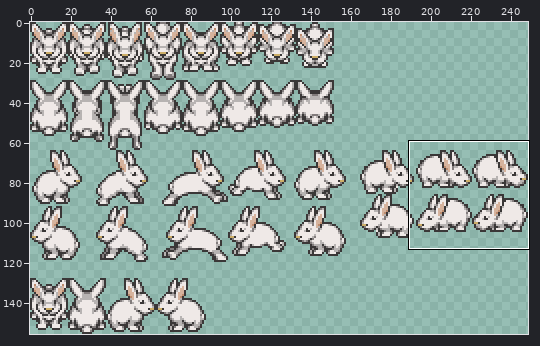
Sprite sheet -- assets/bunnysheet.png. Above, an overview of the earlier version with the close-up marked.
Close-up. First the earlier version:
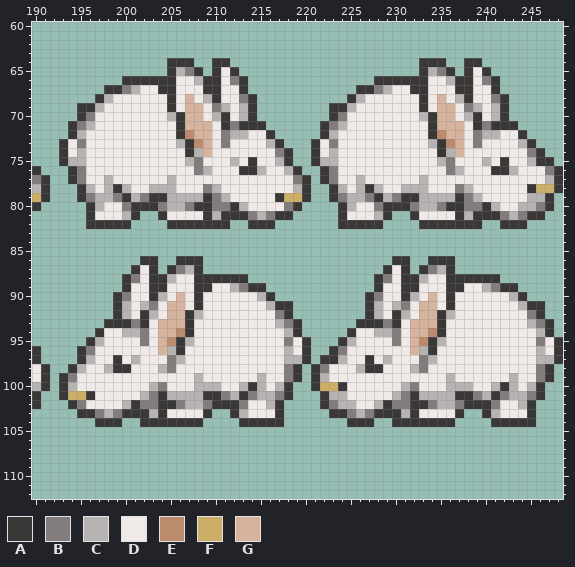
The file is 249x156 pixels. Shown: x 190..248, y 60..112. The commit also changed other parts of the picture, which this record leaves out.
Palette (. is transparent): A #3a3737  B #827c7c  C #b7b3b2  D #efe9e7  E #bc8b6d  F #cdae67  G #d6b39d
Pixels before (only the part around the change), first column x 190:
 61 ...........................................................
 62 ...........................................................
 63 ...........................................................
 64 ...............AAA..AA.....................AAA..AA.........
 65 ...............ACBA.ADA....................ACBA.ADA........
 66 ..........AAAAAADDCAADBA..............AAAAAADDCAADBA.......
 67 ........AABCDDAADDDAADDA............AABCDDAADDDAADDA.......
 68 .......ACDDDDDDADGDCADDBA..........ACDDDDDDADGDCADDBA......
 69 .....AACDDDDDDDADGGDBCDCA........AACDDDDDDDADGGDBCDCA......
 70 .....ABDDDDDDDDCAGGDCADCA........ABDDDDDDDDCAGGDCADCA......
 71 ....ABCDDDDDDDDDAGGGDABAAA......ABCDDDDDDDDDAGGGDABAAA.....
 72 ....ACDDDDDDDDDDAEGGDBCCDDA.....ACDDDDDDDDDDAEGGDBCCDDA....
 73 ...ADBDDDDDDDDDDCAEGDBDDDDCA...ADBDDDDDDDDDDCAEGDBDDDDCA...
 74 ...ADCDDDDDDDDDDDACGDDDDDDDBA..ADCDDDDDDDDDDDACGDDDDDDDBA..
 75 ...ACCDDDDDDDDDDDCBDDDCDADDCA..ACCDDDDDDDDDDDCBDDDCDADDCAA.
 76 A...ABDDDDDDDDDDDDBCDDDAACDDCA..ABDDDDDDDDDDDDBCDDDAACDDDBA
 77 BA..ABDDCDDDDDDCDDDDDDDDDDDDDBA.ABDDCDDDDDDCDDDDDDDDDDDDDCA
 78 CA...ACDCACDDCCCDDDBCDDDDDDDDCA..ACDCACDDCCCDDDBCDDDDDDAFFA
 79 FA...ABCCBACBAACCCCABCDDDDDAFFA..ABCCBACBAACCCCABCDDDDDCCA.
 80 A.....ACDDBAAABCCBAABBACDDDDBA....ACDDBAAABCCBAABBACDDCCBA.
 81 ......ADDDCA..ADDDDACAAABCBAA.....ADDDCA..ADDDDACAAABCBAA..
 82 ......AAAAA....AAAAAAA..AAA.......AAAAA....AAAAAAA..AAA....
 83 ...........................................................
 84 ...........................................................
 85 ...........................................................
 86 ............AA..AAA.....................AA..AAA............
 87 ...........ADA.ABCA....................ADA.ABCA............
 88 ..........ABDAACDDAAAAAA..............ABDAACDDAAAAAA.......
 89 ..........ADDAADDDAADDCBAA............ADDAADDDAADDCBAA.....
 90 .........ABDDACDGDADDDDDDCA..........ABDDACDGDADDDDDDCA....
 91 .........ACDCBDGGDADDDDDDDCAA........ACDCBDGGDADDDDDDDCAA..
 92 .........ACDACDGGACDDDDDDDDBA........ACDACDGGACDDDDDDDDBA..
 93 ........AAABADGGGADDDDDDDDDCBA......AAABADGGGADDDDDDDDDCBA.
 94 .......ADDCCBDGGEADDDDDDDDDDCA.....ADDCCBDGGEADDDDDDDDDDCA.
 95 ......ACDDDDBDGEACDDDDDDDDDDBDA...ACDDDDBDGEACDDDDDDDDDDBDA
 96 A....ABDDDDDDDGCADDDDDDDDDDDCDA..ABDDDDDDDGCADDDDDDDDDDDCDA
 97 A....ACDDADCDDDBCDDDDDDDDDDDCCA.AACDDADCDDDBCDDDDDDDDDDDCCA
 98 DA..ACDDCAADDDCBDDDDDDDDDDDDBA.ABDDDCAADDDCBDDDDDDDDDDDDBA.
 99 DA.ABDDDDDDDDDDDDDCDDDDDDCDDBA.ACDDDDDDDDDDDDDCDDDDDDCDDBA.
100 CA.ACDDDDDDDDCBDDDCCCDDCACDCA..AFFADDDDDDCBDDDCCCDDCACDCA..
101 A..AFFADDDDDCBACCCCAABCABCCBA...ACCDDDDDCBACCCCAABCABCCBA..
102 A...ABDDDDCABBAABCCBAAABDDCA....ABCCDDCABBAABCCBAAABDDCA...
103 .....AABCBAAACADDDDA..ACDDDA.....AABCBAAACADDDDA..ACDDDA...
104 .......AAA..AAAAAAA....AAAAA.......AAA..AAAAAAA....AAAAA...
105 ...........................................................
106 ...........................................................
107 ...........................................................
108 ...........................................................
109 ...........................................................
110 ...........................................................
111 ...........................................................
112 ...........................................................
The same view after the edit:
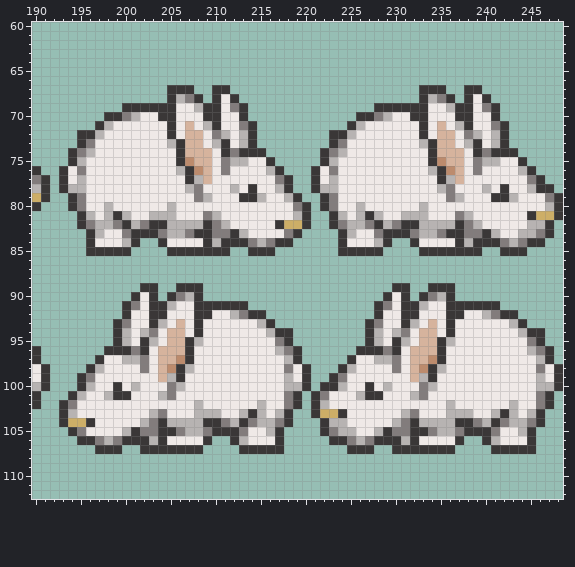
From old to new:
y 64: x 205..207 AAA -> ...; x 210..211 AA -> ..; x 233..235 AAA -> ...; x 238..239 AA -> ..
y 65: x 205..208 ACBA -> ....; x 210..212 ADA -> ...; x 233..236 ACBA -> ....; x 238..240 ADA -> ...
y 66: x 200..213 AAAAAADDCAADBA -> ..............; x 228..241 AAAAAADDCAADBA -> ..............
y 67: x 198..204 AABCDDA -> .......; x 206..209 DDDA -> AA..; x 211..213 DDA -> A..; x 226..232 AABCDDA -> .......; x 234..237 DDDA -> AA..; x 239..241 DDA -> A..
y 68: x 197..204 ACDDDDDD -> ........; x 206..209 DGDC -> CBA.; x 212..214 DBA -> A..; x 225..232 ACDDDDDD -> ........; x 234..237 DGDC -> CBA.; x 240..242 DBA -> A..
y 69: x 195..204 AACDDDDDDD -> .....AAAAA; x 207..214 GGDBCDCA -> DCAADBA.; x 223..232 AACDDDDDDD -> .....AAAAA; x 235..242 GGDBCDCA -> DCAADBA.
y 70: x 195..201 ABDDDDD -> ...AABC; x 204..211 DCAGGDCA -> AADDDAAD; x 213..214 CA -> A.; x 223..229 ABDDDDD -> ...AABC; x 232..239 DCAGGDCA -> AADDDAAD; x 241..242 CA -> A.
y 71: x 194..198 ABCDD -> ...AC; x 205..206 DA -> AD; x 208..213 GGDABA -> DCADDB; x 215 A -> .; x 222..226 ABCDD -> ...AC; x 233..234 DA -> AD; x 236..241 GGDABA -> DCADDB; x 243 A -> .
y 72: x 194..197 ACDD -> .AAC; x 205..207 DAE -> ADG; x 209..212 GDBC -> DBCD; x 214..216 DDA -> A..; x 222..225 ACDD -> .AAC; x 233..235 DAE -> ADG; x 237..240 GDBC -> DBCD; x 242..244 DDA -> A..
y 73: x 193..196 ADBD -> ..AB; x 205..211 DCAEGDB -> CAGGDCA; x 213..217 DDDCA -> CA...; x 221..224 ADBD -> ..AB; x 233..239 DCAEGDB -> CAGGDCA; x 241..245 DDDCA -> CA...
y 74: x 193..196 ADCD -> .ABC; x 206..208 DAC -> AGG; x 211..218 DDDDDDBA -> ABAAA...; x 221..224 ADCD -> .ABC; x 234..236 DAC -> AGG; x 239..246 DDDDDDBA -> ABAAA...
y 75: x 193..194 AC -> .A; x 206..209 DCBD -> AEGG; x 211 D -> B; x 213..214 DA -> CD; x 216..218 DCA -> A..; x 221..222 AC -> .A; x 234..237 DCBD -> AEGG; x 239 D -> B; x 241..242 DA -> CD; x 244..247 DCAA -> A...
y 76: x 193..194 .A -> AD; x 206..209 DDBC -> CAEG; x 211 D -> B; x 213..219 AACDDCA -> DDDCA..; x 221..222 .A -> AD; x 234..237 DDBC -> CAEG; x 239 D -> B; x 241..248 AACDDDBA -> DDDCA...
y 77: x 193..195 .AB -> ADC; x 198 C -> D; x 205 C -> D; x 207..209 DDD -> ACG; x 217..223 DDBA.AB -> BA..ADC; x 226 C -> D; x 233 C -> D; x 235..237 DDD -> ACG; x 245..248 DDCA -> BA..
y 78: x 193..196 ..AC -> ACCD; x 198..200 CAC -> DDD; x 203..205 CCC -> DDD; x 207..210 DDBC -> CBDD; x 212 D -> C; x 214 D -> A; x 217..224 DDCA..AC -> CA..ACCD; x 226..228 CAC -> DDD; x 231..233 CCC -> DDD; x 235..238 DDBC -> CBDD; x 240 D -> C; x 242 D -> A; x 245..248 AFFA -> CAA.
y 79: x 194..211 .ABCCBACBAACCCCABC -> ABDDDDDDDDDDDDBCDD; x 213..215 DDD -> AAC; x 217..220 AFFA -> DCA.; x 222..239 .ABCCBACBAACCCCABC -> ABDDDDDDDDDDDDBCDD; x 241..243 DDD -> AAC; x 245..248 CCA. -> DDBA
y 80: x 194..198 ..ACD -> ABDDC; x 200..204 BAAAB -> DDDDD; x 206..213 CBAABBAC -> DDDDDDDD; x 218..220 BA. -> DBA; x 222..226 ..ACD -> ABDDC; x 228..232 BAAAB -> DDDDD; x 234..241 CBAABBAC -> DDDDDDDD; x 244..248 CCBA. -> DDDCA
y 81: x 195..196 .A -> AC; x 198..199 DD -> CA; x 201..205 A..AD -> DDCCC; x 209 A -> B; x 211..220 AAABCBAA.. -> DDDDDDDDCA; x 223..224 .A -> AC; x 226..227 DD -> CA; x 229..233 A..AD -> DDCCC; x 237 A -> B; x 239..244 AAABCB -> DDDDDD; x 246..248 A.. -> FFA
y 82: x 195..199 .AAAA -> ABCCB; x 201..208 ....AAAA -> CBAACCCC; x 210..220 AA..AAA.... -> BCDDDDDAFFA; x 223..227 .AAAA -> ABCCB; x 229..236 ....AAAA -> CBAACCCC; x 238..247 AA..AAA... -> BCDDDDDCCA
y 83: x 196..219 ........................ -> ACDDBAAABCCBAABBACDDDDBA; x 224..247 ........................ -> ACDDBAAABCCBAABBACDDCCBA
y 84: x 196..201 ...... -> ADDDCA; x 204..218 ............... -> ADDDDACAAABCBAA; x 224..229 ...... -> ADDDCA; x 232..246 ............... -> ADDDDACAAABCBAA
y 85: x 196..200 ..... -> AAAAA; x 205..211 ....... -> AAAAAAA; x 214..216 ... -> AAA; x 224..228 ..... -> AAAAA; x 233..239 ....... -> AAAAAAA; x 242..244 ... -> AAA
y 86: x 202..203 AA -> ..; x 206..208 AAA -> ...; x 230..231 AA -> ..; x 234..236 AAA -> ...
y 87: x 201..203 ADA -> ...; x 205..208 ABCA -> ....; x 229..231 ADA -> ...; x 233..236 ABCA -> ....
y 88: x 200..213 ABDAACDDAAAAAA -> ..............; x 228..241 ABDAACDDAAAAAA -> ..............
y 89: x 200..202 ADD -> ..A; x 204..207 ADDD -> ..AA; x 209..215 ADDCBAA -> .......; x 228..230 ADD -> ..A; x 232..235 ADDD -> ..AA; x 237..243 ADDCBAA -> .......
y 90: x 199..201 ABD -> ..A; x 204..207 CDGD -> .ABC; x 209..216 DDDDDDCA -> ........; x 227..229 ABD -> ..A; x 232..235 CDGD -> .ABC; x 237..244 DDDDDDCA -> ........
y 91: x 199..206 ACDCBDGG -> .ABDAACD; x 209..218 DDDDDDDCAA -> AAAAA.....; x 227..234 ACDCBDGG -> .ABDAACD; x 237..246 DDDDDDDCAA -> AAAAA.....
y 92: x 199..200 AC -> .A; x 202..209 ACDGGACD -> DAADDDAA; x 212..218 DDDDDBA -> CBAA...; x 227..228 AC -> .A; x 230..237 ACDGGACD -> DAADDDAA; x 240..246 DDDDDBA -> CBAA...
y 93: x 198 A -> .; x 200..205 ABADGG -> BDDACD; x 207..208 AD -> DA; x 215..219 DDCBA -> CA...; x 226 A -> .; x 228..233 ABADGG -> BDDACD; x 235..236 AD -> DA; x 243..247 DDCBA -> CA...
y 94: x 197..199 ADD -> ..A; x 201..204 CBDG -> DCBD; x 206..208 EAD -> GDA; x 216..219 DDCA -> CAA.; x 225..227 ADD -> ..A; x 229..232 CBDG -> DCBD; x 234..236 EAD -> GDA; x 244..247 DDCA -> CAA.
y 95: x 196..200 ACDDD -> ...AC; x 202..208 BDGEACD -> ACDGGAC; x 217..220 DBDA -> BA..; x 224..228 ACDDD -> ...AC; x 230..236 BDGEACD -> ACDGGAC; x 245..248 DBDA -> BA..
y 96: x 195..202 ABDDDDDD -> ...AAABA; x 205..207 CAD -> GGA; x 217..220 DCDA -> CBA.; x 223..230 ABDDDDDD -> ...AAABA; x 233..235 CAD -> GGA; x 245..248 DCDA -> CBA.
y 97: x 195..197 ACD -> ..A; x 199..200 AD -> DC; x 202 D -> B; x 204..207 DBCD -> GGEA; x 219..220 CA -> A.; x 222..225 AACD -> ...A; x 227..228 AD -> DC; x 230 D -> B; x 232..235 DBCD -> GGEA; x 247..248 CA -> A.
y 98: x 194..200 ACDDCAA -> ..ACDDD; x 202 D -> B; x 204..207 CBDD -> GEAC; x 219..228 A.ABDDDCAA -> DA...ACDDD; x 230 D -> B; x 232..235 CBDD -> GEAC; x 247..248 A. -> DA
y 99: x 193..196 ABDD -> ..AB; x 204..206 DDD -> GCA; x 208 C -> D; x 215 C -> D; x 218..224 BA.ACDD -> CDA..AB; x 232..234 DDD -> GCA; x 236 C -> D; x 243 C -> D; x 246..248 BA. -> CDA
y 100: x 193..196 ACDD -> ..AC; x 199 D -> A; x 201 D -> C; x 203..206 CBDD -> DDBC; x 208..210 CCC -> DDD; x 213..215 CAC -> DDD; x 217..224 CA..AFFA -> DCCA.AAC; x 227 D -> A; x 229 D -> C; x 231..234 CBDD -> DDBC; x 236..238 CCC -> DDD; x 241..243 CAC -> DDD; x 245..248 CA.. -> DCCA
y 101: x 193..196 AFFA -> .ACD; x 198..200 DDD -> CAA; x 202..219 CBACCCCAABCABCCBA. -> DDCBDDDDDDDDDDDDBA; x 221..224 .ACC -> ABDD; x 226..228 DDD -> CAA; x 230..247 CBACCCCAABCABCCBA. -> DDCBDDDDDDDDDDDDBA
y 102: x 193..195 .AB -> ABD; x 200..207 CABBAABC -> DDDDDDDD; x 209..213 BAAAB -> DDDDD; x 215..219 DCA.. -> CDDBA; x 221..225 .ABCC -> ACDDD; x 228..235 CABBAABC -> DDDDDDDD; x 237..241 BAAAB -> DDDDD; x 243..247 DCA.. -> CDDBA
y 103: x 193..202 ..AABCBAAA -> ACDDDDDDDD; x 204 A -> B; x 208..212 DA..A -> CCCDD; x 214..215 DD -> AC; x 217..218 A. -> CA; x 221..223 ..A -> AFF; x 225..230 BCBAAA -> DDDDDD; x 232 A -> B; x 236..240 DA..A -> CCCDD; x 242..243 DD -> AC; x 245..246 A. -> CA
y 104: x 193..203 ....AAA..AA -> AFFADDDDDCB; x 205..212 AAAA.... -> CCCCAABC; x 214..218 AAAA. -> BCCBA; x 222..231 ...AAA..AA -> ACCDDDDDCB; x 233..240 AAAA.... -> CCCCAABC; x 242..246 AAAA. -> BCCBA
y 105: x 194..217 ........................ -> ABDDDDCABBAABCCBAAABDDCA; x 222..245 ........................ -> ABCCDDCABBAABCCBAAABDDCA
y 106: x 195..209 ............... -> AABCBAAACADDDDA; x 212..217 ...... -> ACDDDA; x 223..237 ............... -> AABCBAAACADDDDA; x 240..245 ...... -> ACDDDA
y 107: x 197..199 ... -> AAA; x 202..208 ....... -> AAAAAAA; x 213..217 ..... -> AAAAA; x 225..227 ... -> AAA; x 230..236 ....... -> AAAAAAA; x 241..245 ..... -> AAAAA
Boxes around the changes in both close-ups, in picture pixels (x1, y1, x2, y2):
changed: (59, 58, 563, 454)
